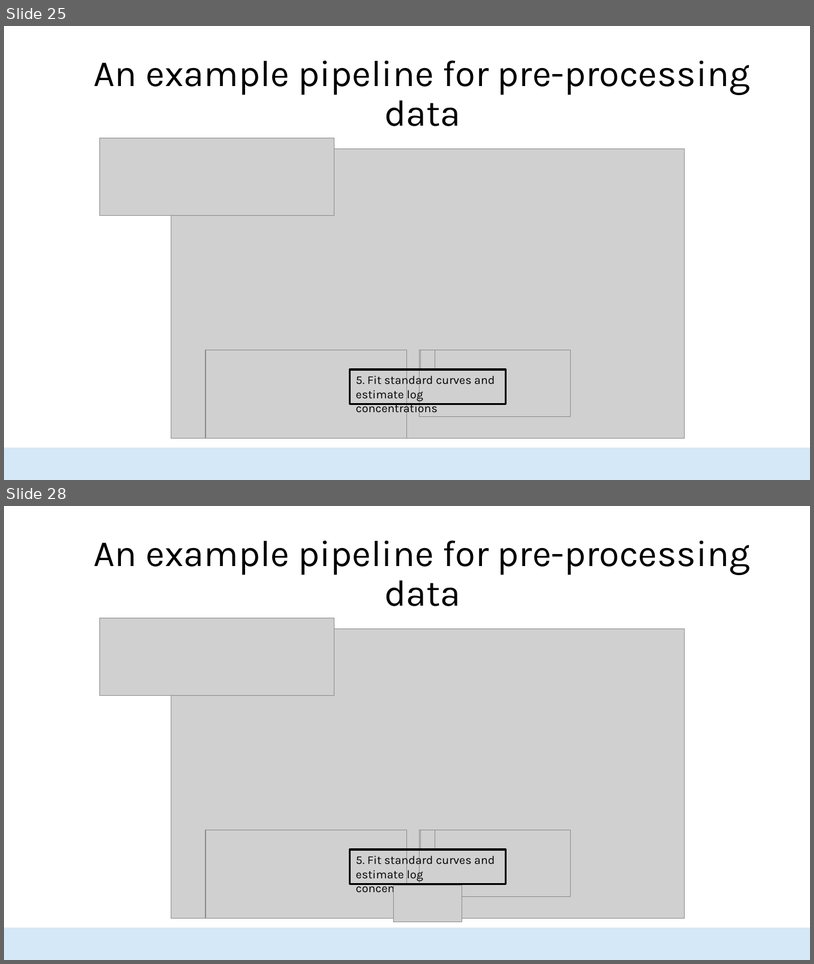
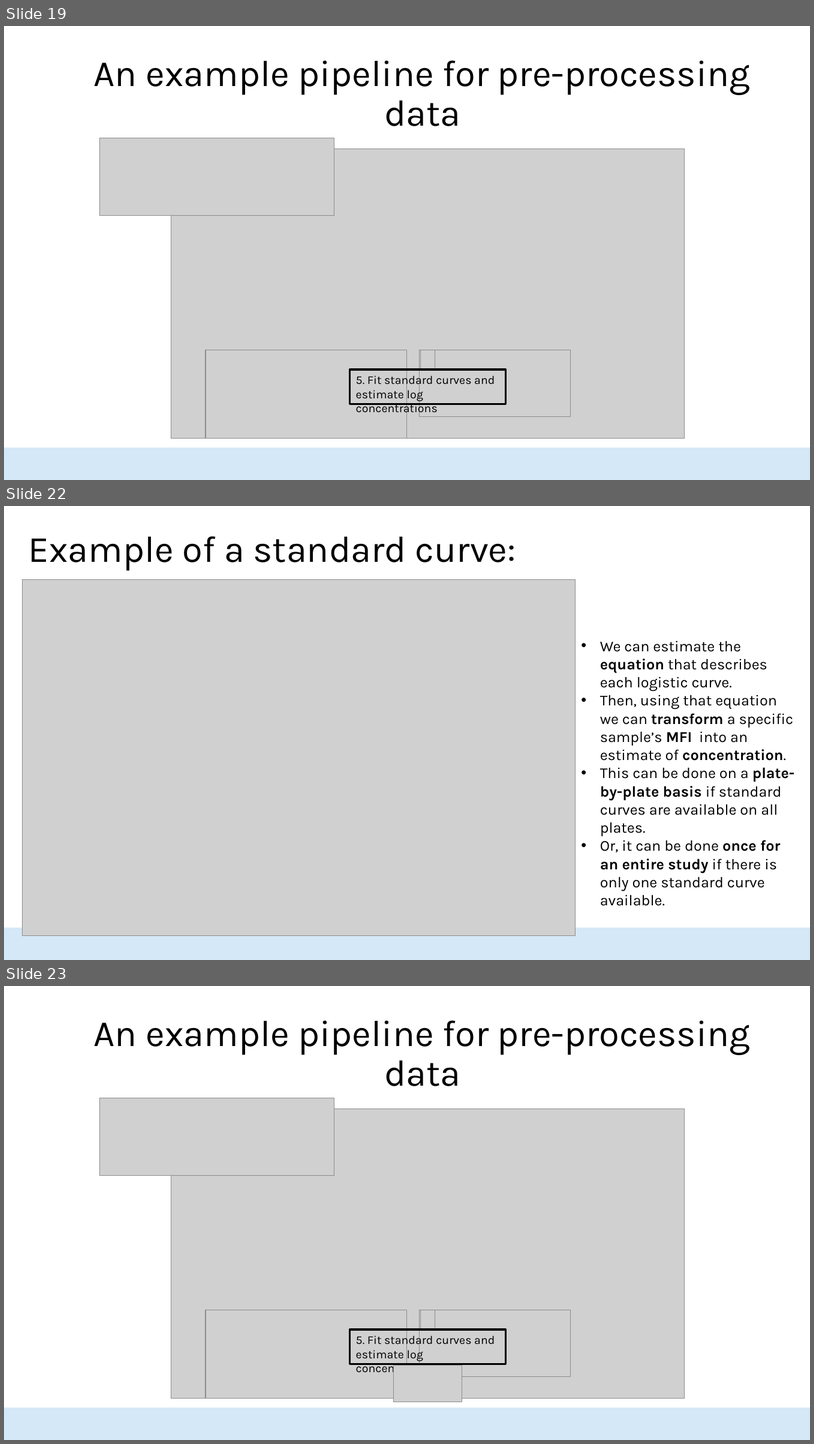
Before and after one commit to HopkinsIDD/seroanalytics_workshop, a slide deck: Lecture 2/Lecture 2 draft V2.pptx. Shown one above the other, each under a label of ours: slides 25 and 28 before the commit, slides 19, 22 and 23 after it; the slides between them are not shown. The pictures are 814x964 and 814x1444 pixels, drawn with LibreOffice and Linux fonts; fonts in the diff are those of the drawing; grey boxes stand for pictures; background and template pictures are left out. Boxes give left, top, right and bottom in pixels: in the first picture for what was removed or moved away, otherwise in the second. Text is boxed around its words. In the diff, an @@ line names an element or a change of style, - is before the commit and + after.

```diff
--- a/Lecture 2/Lecture 2 draft V2.pptx
+++ b/Lecture 2/Lecture 2 draft V2.pptx
@@ slide 22 added at bbox=[4, 506, 810, 960], background #FFFFFF; not listed: 1 template element that a slide beside it also shows @@
@@ title added at bbox=[29, 536, 516, 571], 44 pt, text #000000 @@
+Example of a standard curve:
@@ picture added at bbox=[22, 579, 576, 936] @@
@@ text added at bbox=[600, 640, 795, 891], 18 pt, text #000000 @@
+• We can estimate the equation that describes each logistic curve.
+• Then, using that equation we can transform a specific sample’s MFI into an estimate of concentration.
+• This can be done on a plate-by-plate basis if standard curves are available on all plates.
+• Or, it can be done once for an entire study if there is only one standard curve available.
@@ what was slide 25 is now slide 19 @@
@@ what was slide 28 is now slide 23 @@
```
Also in this commit, not shown: 12 slides changed, 8 other slides added, 17 slides removed.
